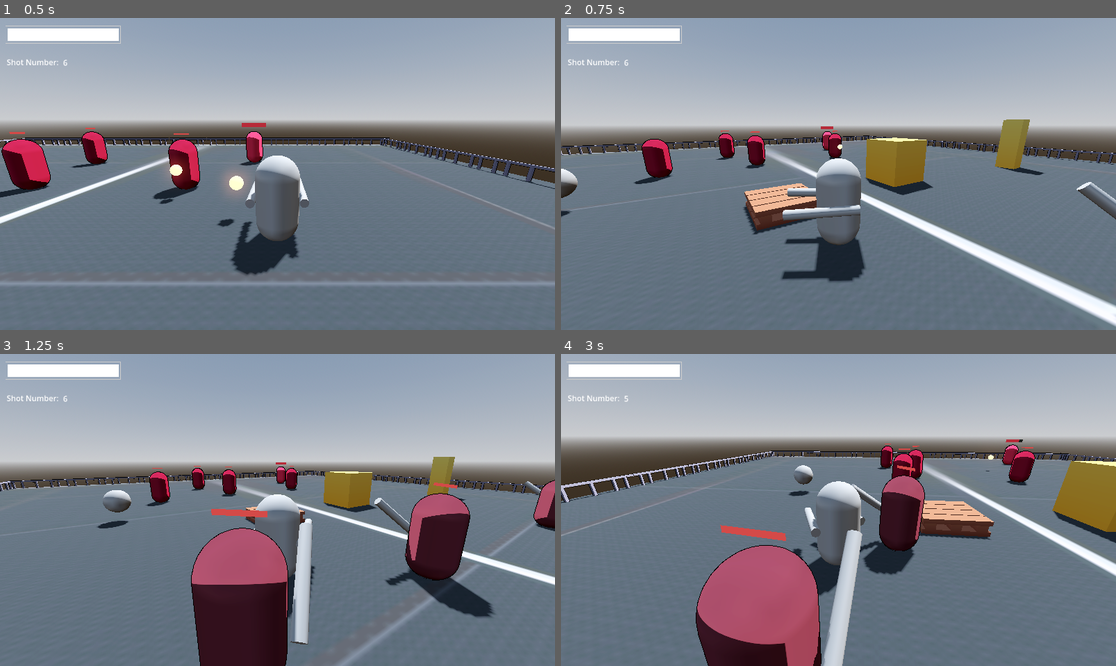
Above: before the commit, frames 1-4 (two rows, left to right).
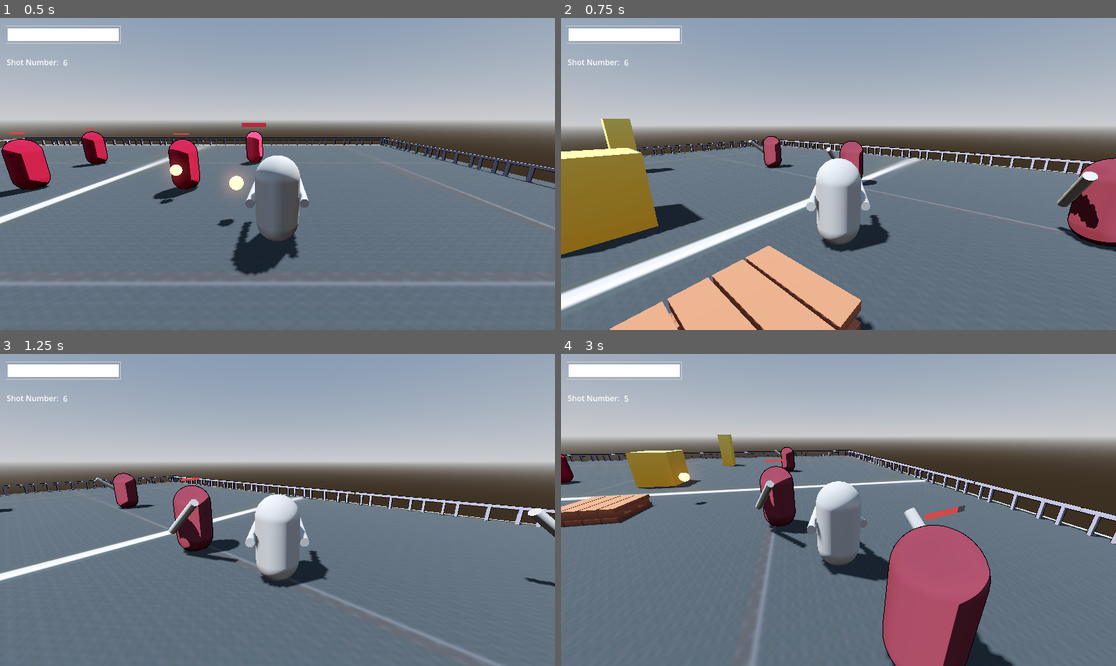
Above: after the commit, the same moments.

Repository: yashGhela/blame
Game: Godot game, scene res://levels/lab.tscn
Same seed, same stepped clock (60 frames per second), same inputs: the game is played once before the commit and once after it. The project has no main scene, so this scene is started directly.
Inputs (mouse positions are in pixels of both pictures, inside the frame that each line leads up to):
- Up to frame 1 (0.5 s): no input
- Up to frame 2 (0.75 s): move the mouse to (866, 174) at 0.52 s; hold W (forward) from 0.53 s (still down); tap Q (snap) at 0.6 s
- Up to frame 3 (1.25 s): keep holding W (forward); tap Space (jump) at 0.77 s
- Up to frame 4 (3 s): keep holding W (forward); move the mouse to (810, 510) at 1.27 s; right-click (810, 510) at 1.35 s; tap Space (jump) at 1.52 s; tap Q (snap) at 1.55, 2.3 s; move the mouse to (849, 503) at 2.02 s; tap F (fire) at 2.1 s; move the mouse to (832, 516) at 2.77 s; click (832, 516) at 2.85 s

Frame 1 is identical in both runs. In frame 2, 30% of the frame differs, in the area x 0-100%, y 32-100%; in frame 3, 24%; in frame 4, 36%, in the area x 0-100%, y 25-100%.

Commit message:
bro i have got to study instead of doing ts

Diff:
--- a/scripts/playerthirdpers.gd
+++ b/scripts/playerthirdpers.gd
@@ -60,16 +60,16 @@
 	Signalbus.connect("talking",Callable(self,"on_talking_activated"))
 	Signalbus.connect("talkingended",Callable(self,"on_talking_ended"))
 
-func on_talking_ended():
-	var tween = create_tween()
-
-	tween.tween_property(camera_3d,"size",8.0,0.7 ).set_trans(Tween.TRANS_SINE).set_ease(Tween.EASE_OUT)
-
-#Logic to zoom in when talking
-func on_talking_activated():
-	var tween = create_tween()
-
-	tween.tween_property(camera_3d,"size",4.0,0.7 ).set_trans(Tween.TRANS_SINE).set_ease(Tween.EASE_OUT)
+#func on_talking_ended():
+	#var tween = create_tween()
+	#
+	#tween.tween_property(camera_3d,"size",8.0,0.7 ).set_trans(Tween.TRANS_SINE).set_ease(Tween.EASE_OUT)
+	#
+##Logic to zoom in when talking
+#func on_talking_activated():
+	#var tween = create_tween()
+	#
+	#tween.tween_property(camera_3d,"size",4.0,0.7 ).set_trans(Tween.TRANS_SINE).set_ease(Tween.EASE_OUT)
 
 
 func _process(delta: float) -> void:
@@ -182,13 +182,7 @@
 		# Don't allow normal movement during dash
 
 
-	if direction!=Vector3.ZERO:
-			var target_y = atan2(direction.x, direction.z)
-			body.rotation.y = lerp_angle(
-				body.rotation.y,
-				target_y - deg_to_rad(90),
-				12.0*delta
-			)
+
 
 func fire():
 	if fire_shots<=0 or is_reloading:
@@ -250,7 +244,7 @@
 	target_position.y = global_position.y
 
 	# Face the enemy
-	body.rotation.y = atan2(
+	rotation.y = atan2(
 		direction.x,
 		direction.z
 	) - deg_to_rad(90)
